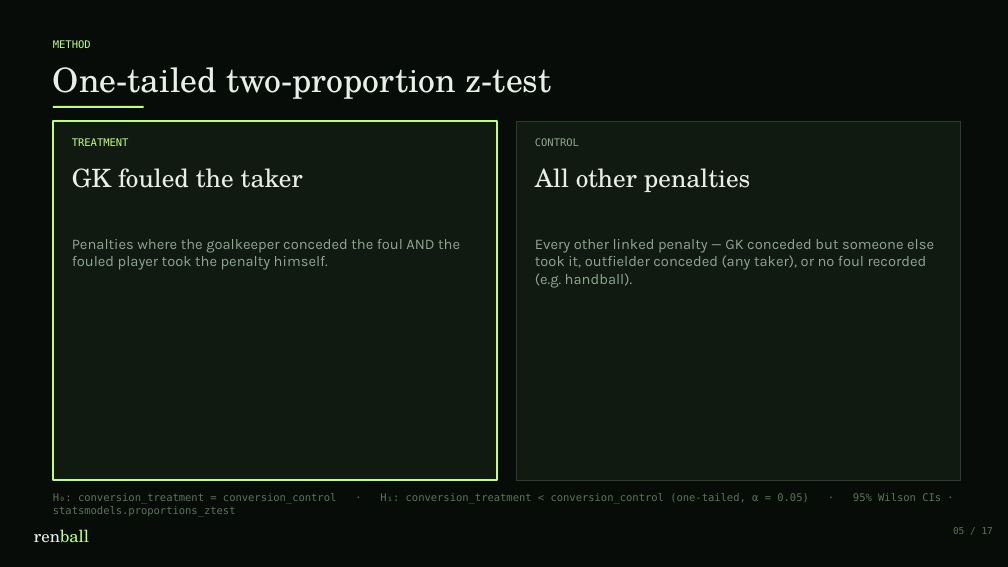
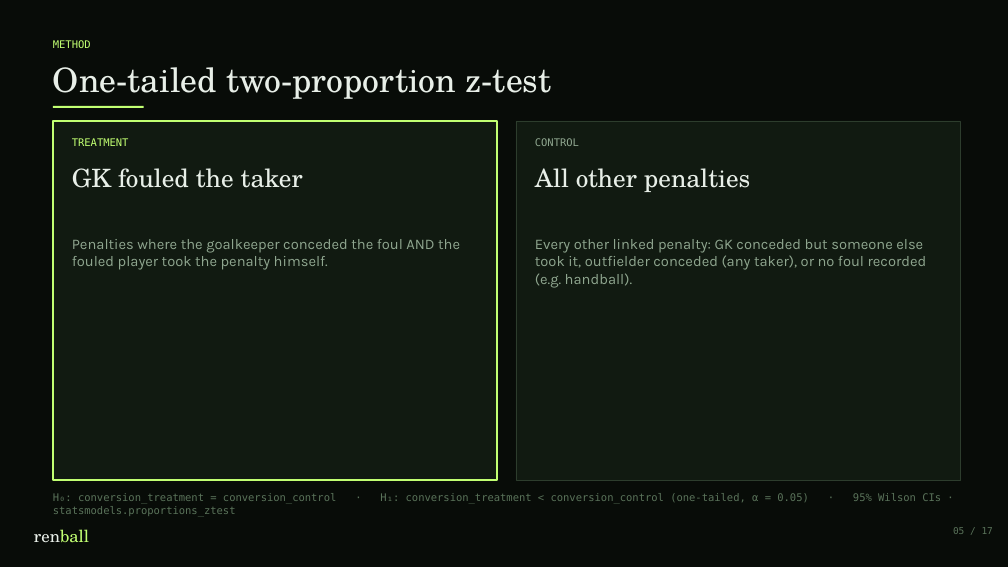
Before and after one commit to koeymenc/renball, a slide deck: slide 5 of projects/01-penalty-analysis/slides.pptx. Drawn at 1008x567 pixels with LibreOffice and Linux fonts; fonts in the diff are those of the drawing. Boxes give left, top, right and bottom in pixels: in the first picture for what was removed or moved away, otherwise in the second. Text is boxed around its words. In the diff, an @@ line names an element or a change of style, - is before the commit and + after.

```diff
--- a/projects/01-penalty-analysis/slides.pptx
+++ b/projects/01-penalty-analysis/slides.pptx
@@ text at [535, 239, 927, 288]: text changed @@
-Every other linked penalty — GK conceded but someone else took it, outfielder conceded (any taker), or no foul recorded (e.g. handball).
+Every other linked penalty: GK conceded but someone else took it, outfielder conceded (any taker), or no foul recorded (e.g. handball).
```
Also in this commit, not shown: 8 other slides changed, 11 other files.
